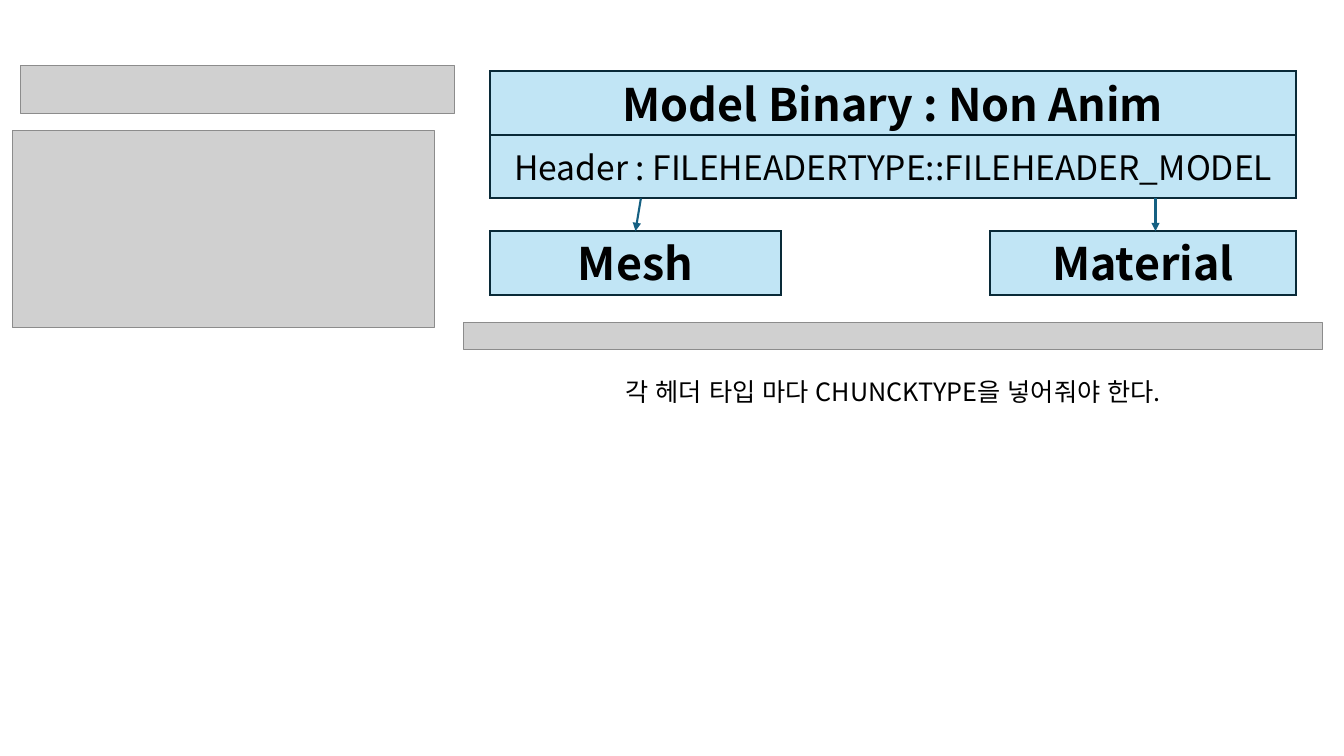
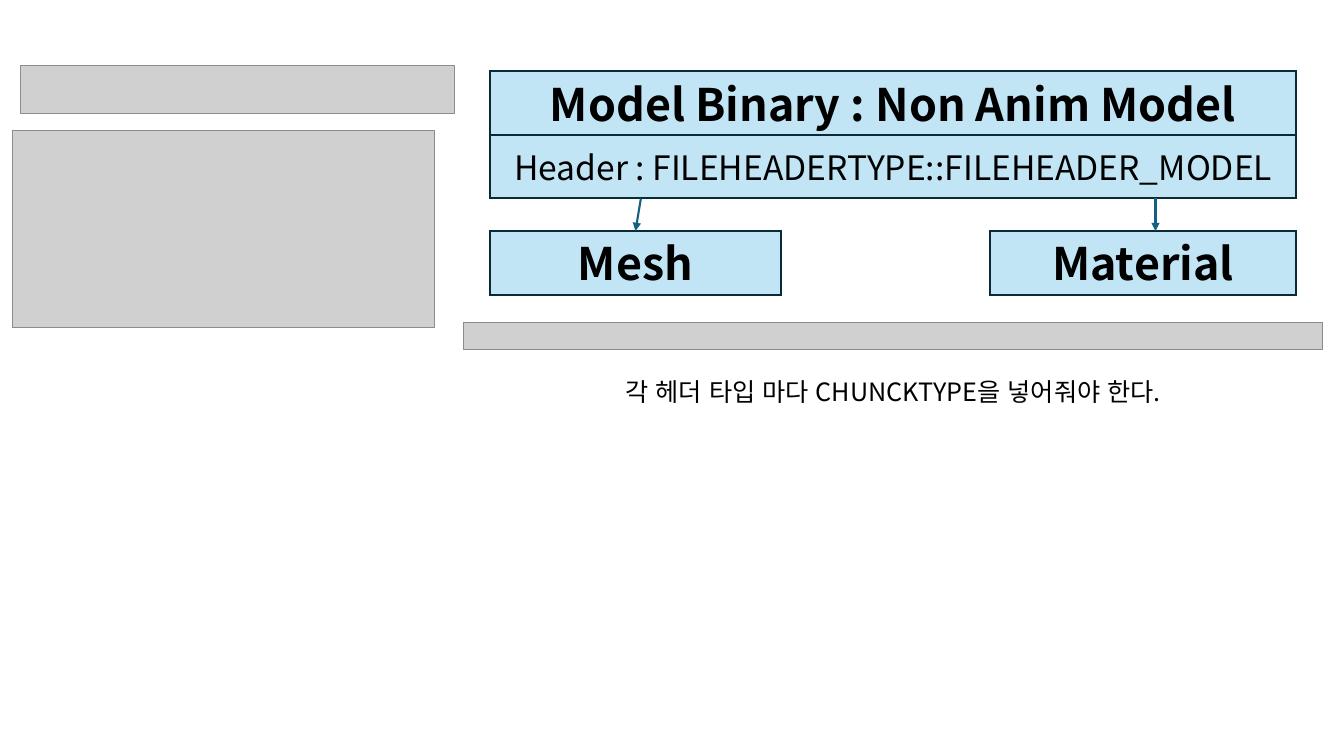
Before and after one commit to gnffk/DucKov, a slide deck: slide 1 of 바이너리화 한 파일 정보.pptx. Drawn at 1344x756 pixels with LibreOffice and Linux fonts; fonts in the diff are those of the drawing; grey boxes stand for pictures. Boxes give left, top, right and bottom in pixels: in the first picture for what was removed or moved away, otherwise in the second. Text is boxed around its words. In the diff, an @@ line names an element or a change of style, - is before the commit and + after.

```diff
--- a/바이너리화 한 파일 정보.pptx
+++ b/바이너리화 한 파일 정보.pptx
@@ text in rectangle at bbox=[550, 84, 1235, 131]: text changed @@
-Model Binary : Non Anim
+Model Binary : Non Anim Model
```
Also in this commit, not shown: 1 other slide changed, 2 slides added, 11 other files.
